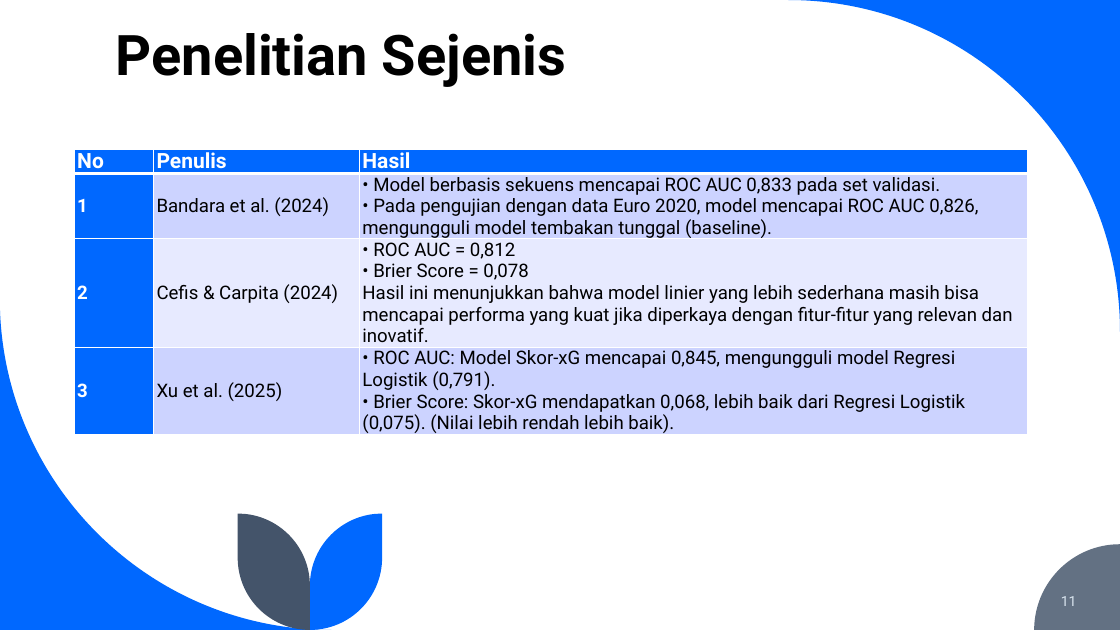
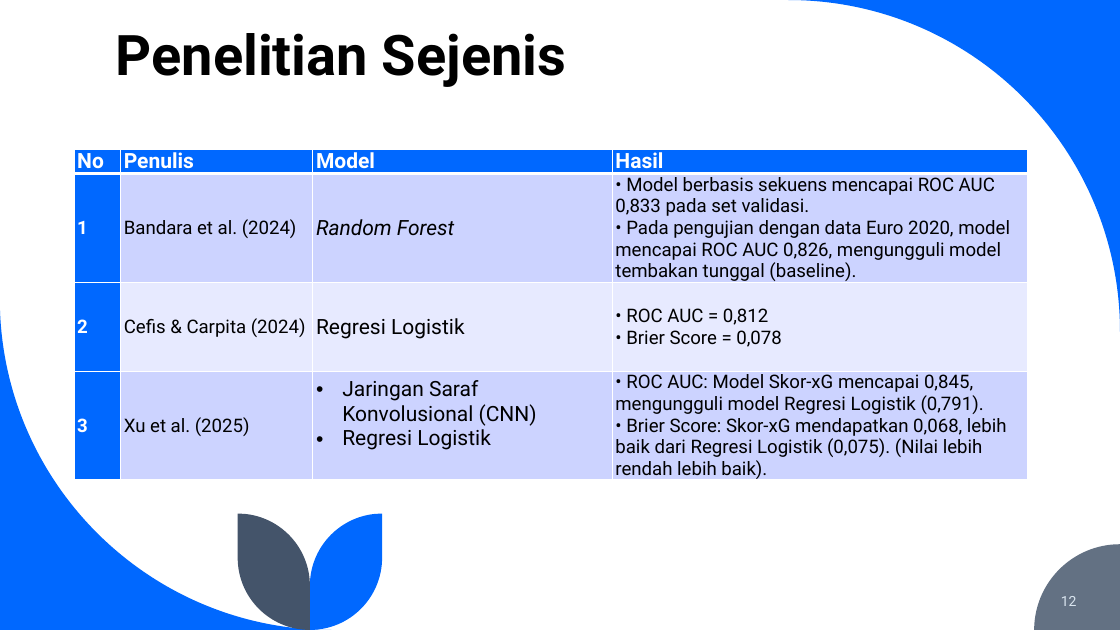
Before and after one commit to fadhilra101/skripsi, a slide deck: slide 12 of ppt/PPT SEMPRO FADHIL.pptx (slide 11 before the commit). Drawn at 1120x630 pixels with LibreOffice and Linux fonts; fonts in the diff are those of the drawing. Boxes give left, top, right and bottom in pixels: in the first picture for what was removed or moved away, otherwise in the second. Text is boxed around its words. In the diff, an @@ line names an element or a change of style, - is before the commit and + after.

```diff
--- a/ppt/PPT SEMPRO FADHIL.pptx
+++ b/ppt/PPT SEMPRO FADHIL.pptx
@@ table at (74, 150, 1028, 488) @@
-column 3: Hasil | • Model berbasis sekuens mencapai ROC AUC 0,833 pada set validasi. / • Pada pengujian dengan data Euro 2020, model mencapai ROC AUC 0,826, mengungguli model tembakan tunggal (baseline). | • ROC AUC = 0,812 / • Brier Score = 0,078 / Hasil ini menunjukkan bahwa model linier yang lebih sederhana masih bisa mencapai performa yang kuat jika diperkaya dengan fitur-fitur yang relevan dan inovatif. | • ROC AUC: Model Skor-xG mencapai 0,845, mengungguli model Regresi Logistik (0,791). / • Brier Score: Skor-xG mendapatkan 0,068, lebih baik dari Regresi Logistik (0,075). (Nilai lebih rendah lebih baik).
+column 3: Model | Random Forest | Regresi Logistik | Jaringan Saraf Konvolusional (CNN) / Regresi Logistik
+column 4: Hasil | • Model berbasis sekuens mencapai ROC AUC 0,833 pada set validasi. / • Pada pengujian dengan data Euro 2020, model mencapai ROC AUC 0,826, mengungguli model tembakan tunggal (baseline). | • ROC AUC = 0,812 / • Brier Score = 0,078 | • ROC AUC: Model Skor-xG mencapai 0,845, mengungguli model Regresi Logistik (0,791). / • Brier Score: Skor-xG mendapatkan 0,068, lebih baik dari Regresi Logistik (0,075). (Nilai lebih rendah lebih baik).
@@ page number at (1061, 596, 1077, 606): text changed @@
-11
+12
```
Also in this commit, not shown: 9 other slides changed, 1 slide added, 1 other file.
